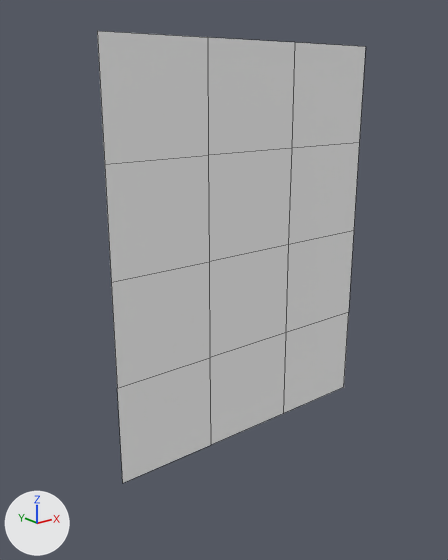
One commit to the FBX model Foliage/SM_Grass_WhiteFlower.fbx: the scene before it, then after it.
Both versions are drawn from a camera (50 mm lens) standing at (-0.782, -0.893, 0.706) and looking at (-0.051, 0.021, 0.341). Every picture has the same lights, and +X, +Y and +Z are marked at lower left. Mesh edges are drawn as thin lines. Where no turn or scale is listed for an object, it has been applied to the vertices.

The first picture shows 'SM_Grass_WhiteFlower'.
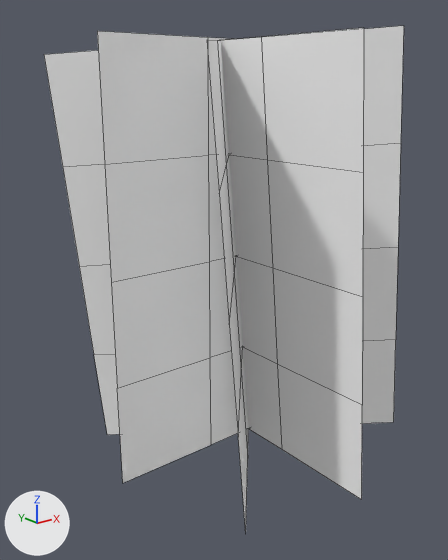
Where the change shows, as pixel boxes [x1, y1, x2, y2] in the pictures (448 x 560 px):
```json
{"object": "SM_Grass_WhiteFlower", "change": "reshaped", "before": [97, 31, 366, 483], "after": [44, 26, 404, 531], "on screen": "34% wider, 12% taller"}
{"part": 1, "of": "me_mesh", "change": "added", "after": [221, 28, 364, 500]}
{"part": 2, "of": "me_mesh", "change": "added", "after": [44, 26, 404, 435]}
{"part": 3, "of": "me_mesh", "change": "added", "after": [207, 40, 248, 531]}
```

Edits to the scene script, one JSON object a line:
```json
{"block": "me_mesh", "where": "me_mesh.from_pydata(...)  # 20 vertices, 12 faces; spans x -0.309..0.309, y 0.0, z 0.0..0.784"}
{"block": "me_mesh", "where": "# used by ob_sm_grass_whiteflower; location = (0.0, 0.0, 0.0)"}
{"block": "me_mesh", "change": "me_mesh part 1: the loose piece of 20 vertices spanning x -0.309..0.309, y 0.0, z 0.0..0.784 is copied, and the copy is multiplied about the mesh origin by the matrix ((0.0, 0.995, -0.095), (-1.0, 0.0, 0.0), (0.0, 0.095, 0.995)); it spans x -0.074..0.0, y -0.309..0.309, z 0.0..0.781"}
{"block": "me_mesh", "change": "me_mesh part 2: the loose piece of 20 vertices spanning x -0.309..0.309, y 0.0, z 0.0..0.784 is copied, and the copy is multiplied about the mesh origin by the matrix ((0.754, 0.65, -0.095), (-0.653, 0.758, 0.0), (0.072, 0.062, 0.995)); it spans x -0.308..0.233, y -0.202..0.202, z -0.022..0.803"}
{"block": "me_mesh", "change": "me_mesh part 3: the loose piece of 20 vertices spanning x -0.309..0.309, y 0.0, z 0.0..0.784 is copied, and the copy is multiplied about the mesh origin by the matrix ((-0.663, 0.743, -0.095), (-0.746, -0.666, 0.0), (-0.063, 0.071, 0.995)); it spans x -0.28..0.205, y -0.231..0.231, z -0.02..0.8"}
```
